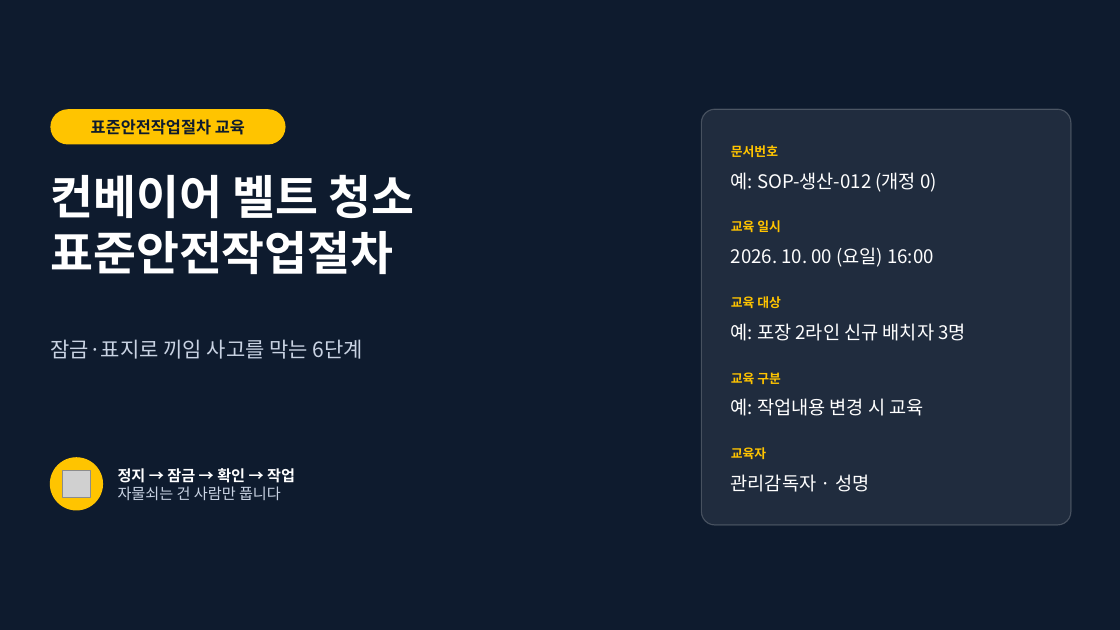
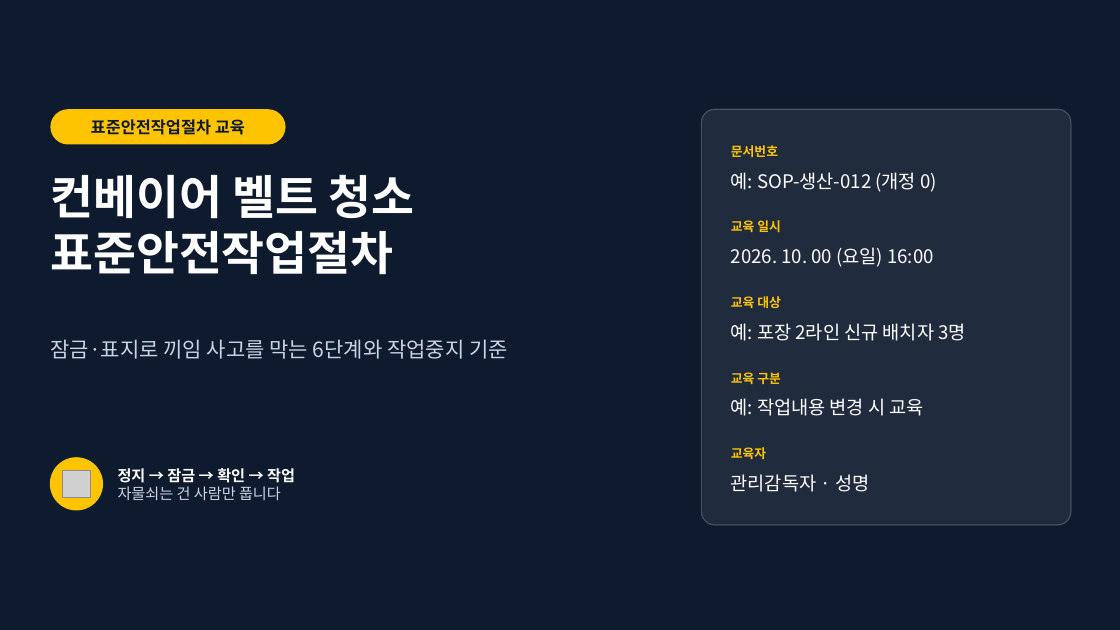
Before and after one commit to tjsrlfhzpt-ai/anjeonduck, a slide deck: slide 1 of assets/files/templates/SafePlum_sop_training.pptx. Drawn at 1120x630 pixels with LibreOffice and Linux fonts; fonts in the diff are those of the drawing; grey boxes stand for pictures. Boxes give left, top, right and bottom in pixels: in the first picture for what was removed or moved away, otherwise in the second. Text is boxed around its words. In the diff, an @@ line names an element or a change of style, - is before the commit and + after.

```diff
--- a/assets/files/templates/SafePlum_sop_training.pptx
+++ b/assets/files/templates/SafePlum_sop_training.pptx
@@ text at (50,339,508,359): text changed @@
-잠금·표지로 끼임 사고를 막는 6단계
+잠금·표지로 끼임 사고를 막는 6단계와 작업중지 기준
```
Also in this commit, not shown: 5 other slides changed, 2 slides added, 21 other files.
